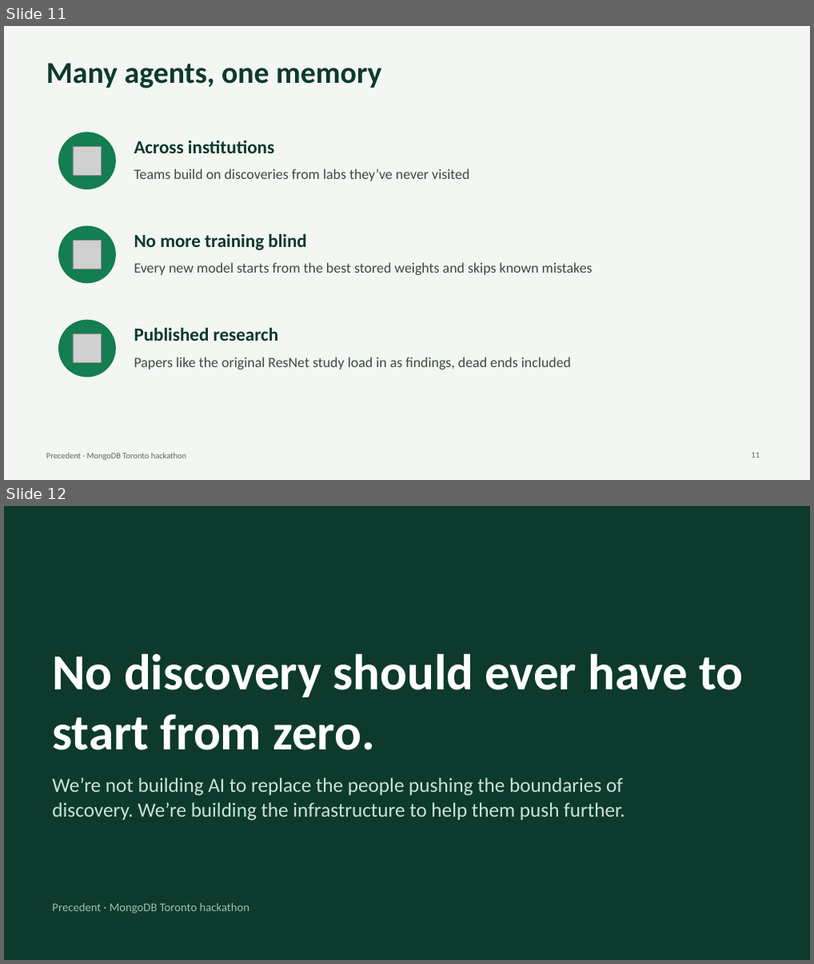
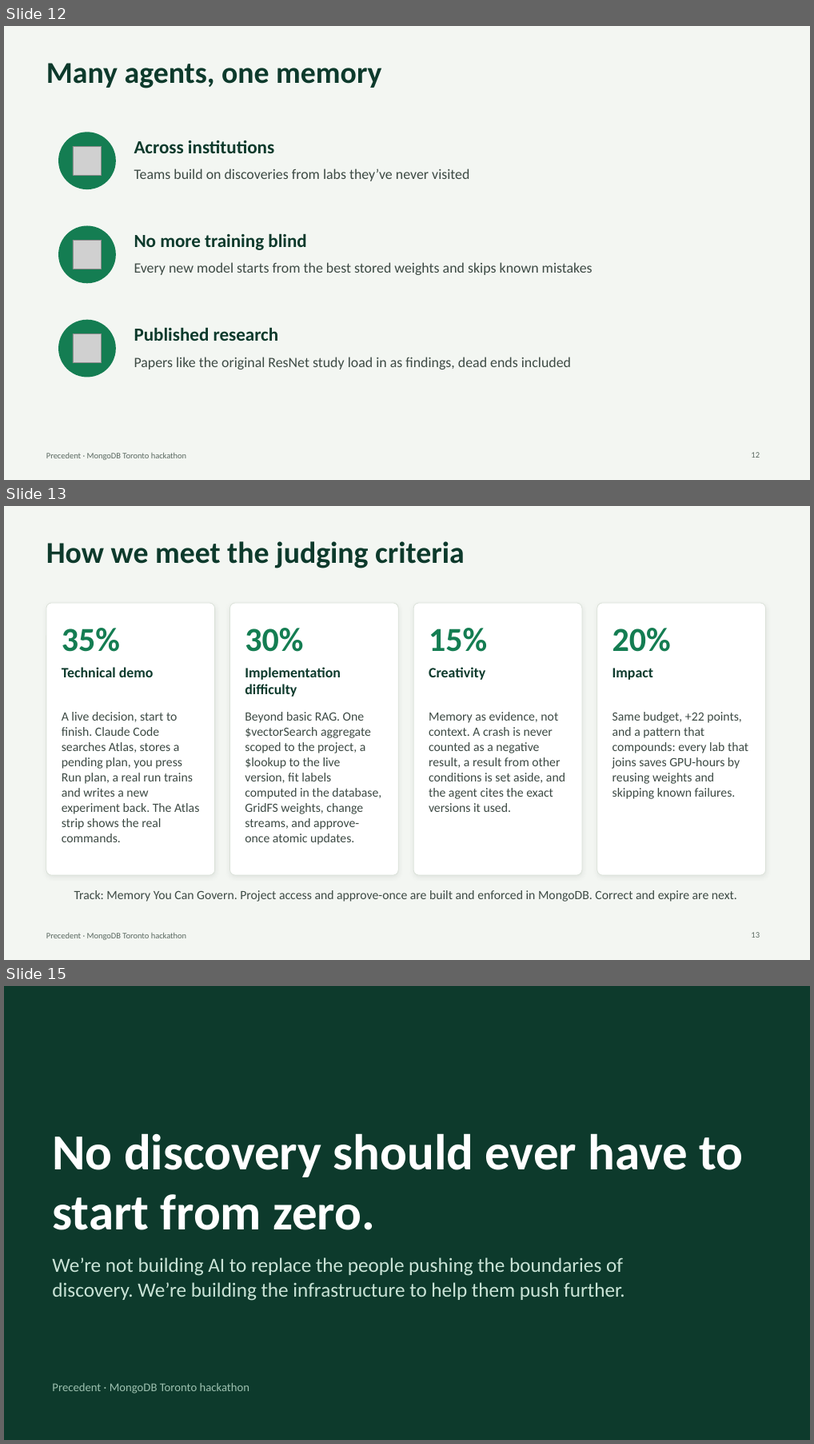
Before and after one commit to SalmaRoshdy-YG/Hackathon-project, a slide deck: docs/deck/precedent-deck.pptx. Shown one above the other, each under a label of ours: slides 11 and 12 before the commit, slides 12, 13 and 15 after it; the slides between them are not shown. The pictures are 814x964 and 814x1444 pixels, drawn with LibreOffice and Linux fonts; fonts in the diff are those of the drawing; grey boxes stand for pictures. Boxes give left, top, right and bottom in pixels: in the first picture for what was removed or moved away, otherwise in the second. Text is boxed around its words. In the diff, an @@ line names an element or a change of style, - is before the commit and + after.

```diff
--- a/docs/deck/precedent-deck.pptx
+++ b/docs/deck/precedent-deck.pptx
@@ slide 13 added at (4, 506, 810, 960), background #F3F6F2; not listed: 1 template element that a slide beside it also shows @@
@@ title added at (46, 541, 464, 568), 36 pt, text #0D3A2C, bold @@
+How we meet the judging criteria
@@ rounded rectangle added at (46, 603, 215, 875), fill #FFFFFF, outline #DAE1D8 0.75 pt @@
@@ rounded rectangle added at (230, 603, 399, 875), fill #FFFFFF, outline #DAE1D8 0.75 pt @@
@@ rounded rectangle added at (414, 603, 583, 875), fill #FFFFFF, outline #DAE1D8 0.75 pt @@
@@ rounded rectangle added at (598, 603, 766, 875), fill #FFFFFF, outline #DAE1D8 0.75 pt @@
@@ text added at (62, 628, 120, 652), 40 pt, text #147D52, bold @@
+35%
@@ text added at (245, 628, 303, 652), 40 pt, text #147D52, bold @@
+30%
@@ text added at (429, 628, 487, 652), 40 pt, text #147D52, bold @@
+15%
@@ text added at (613, 628, 671, 652), 40 pt, text #147D52, bold @@
+20%
@@ text added at (62, 667, 154, 677), 17 pt, text #0D3A2C, bold @@
+Technical demo
@@ text added at (245, 667, 341, 696), 17 pt, text #0D3A2C, bold @@
+Implementation difficulty
@@ text added at (429, 667, 486, 680), 17 pt, text #0D3A2C, bold @@
+Creativity
@@ text added at (613, 668, 654, 680), 17 pt, text #0D3A2C, bold @@
+Impact
@@ text added at (62, 712, 199, 842), 15 pt, text #3D4A44 @@
+A live decision, start to finish. Claude Code searches Atlas, stores a pending plan, you press Run plan, a real run trains and writes a new experiment back. The Atlas strip shows the real commands.
@@ text added at (245, 712, 382, 844), 15 pt, text #3D4A44 @@
+Beyond basic RAG. One $vectorSearch aggregate scoped to the project, a $lookup to the live version, fit labels computed in the database, GridFS weights, change streams, and approve-once atomic updates.
@@ text added at (429, 712, 566, 812), 15 pt, text #3D4A44 @@
+Memory as evidence, not context. A crash is never counted as a negative result, a result from other conditions is set aside, and the agent cites the exact versions it used.
@@ text added at (613, 712, 749, 799), 15 pt, text #3D4A44 @@
+Same budget, +22 points, and a pattern that compounds: every lab that joins saves GPU-hours by reusing weights and skipping known failures.
@@ text added at (74, 890, 738, 901), 15 pt, text #3D4A44 @@
+Track: Memory You Can Govern. Project access and approve-once are built and enforced in MongoDB. Correct and expire are next.
@@ page number added at (751, 932, 760, 937), 10 pt, text #5A6961 @@
+13
@@ what was slide 11 is now slide 12 @@
@@ what was slide 12 is now slide 15 @@
```
Also in this commit, not shown: 2 other slides added.
